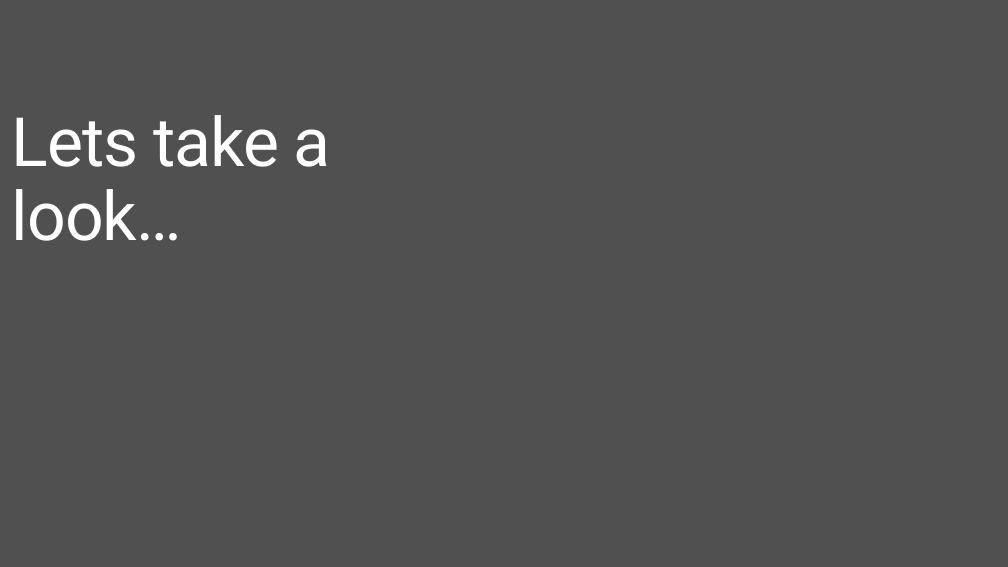
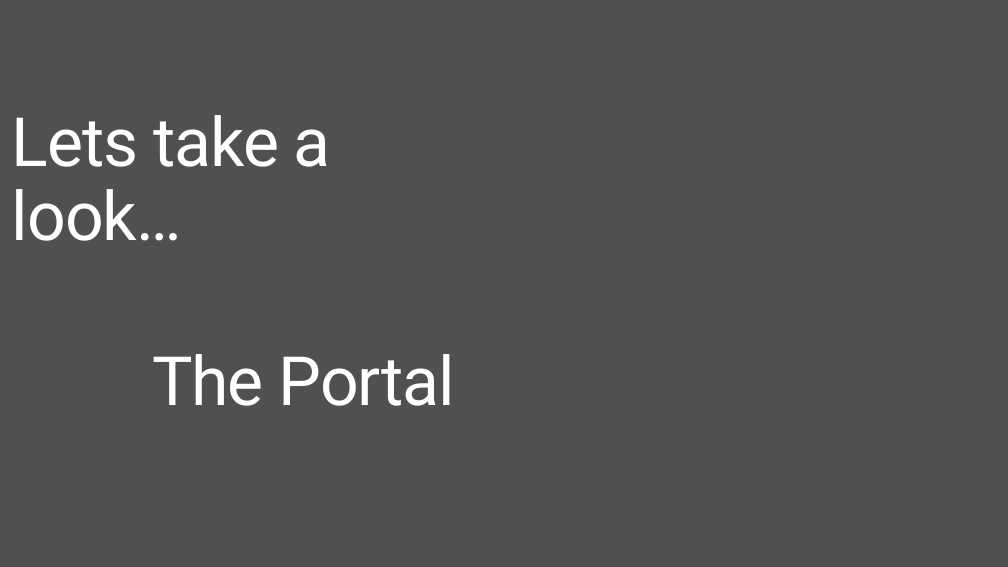
Before and after one commit to brentstineman/PersonalStuff, a slide deck: slide 12 of Presentations/Service Fabric/ServiceFabric Introduction.pptx. Drawn at 1008x567 pixels with LibreOffice and Linux fonts; fonts in the diff are those of the drawing; background and template pictures are left out. Boxes give left, top, right and bottom in pixels: in the first picture for what was removed or moved away, otherwise in the second. Text is boxed around its words. In the diff, an @@ line names an element or a change of style, - is before the commit and + after.

```diff
--- a/Presentations/Service Fabric/ServiceFabric Introduction.pptx
+++ b/Presentations/Service Fabric/ServiceFabric Introduction.pptx
@@ text added at [152, 354, 455, 406], 66 pt, text #FFFFFF @@
+The Portal
```
Also in this commit, not shown: 9 other slides changed, 7 slides added, 3 slides removed.
